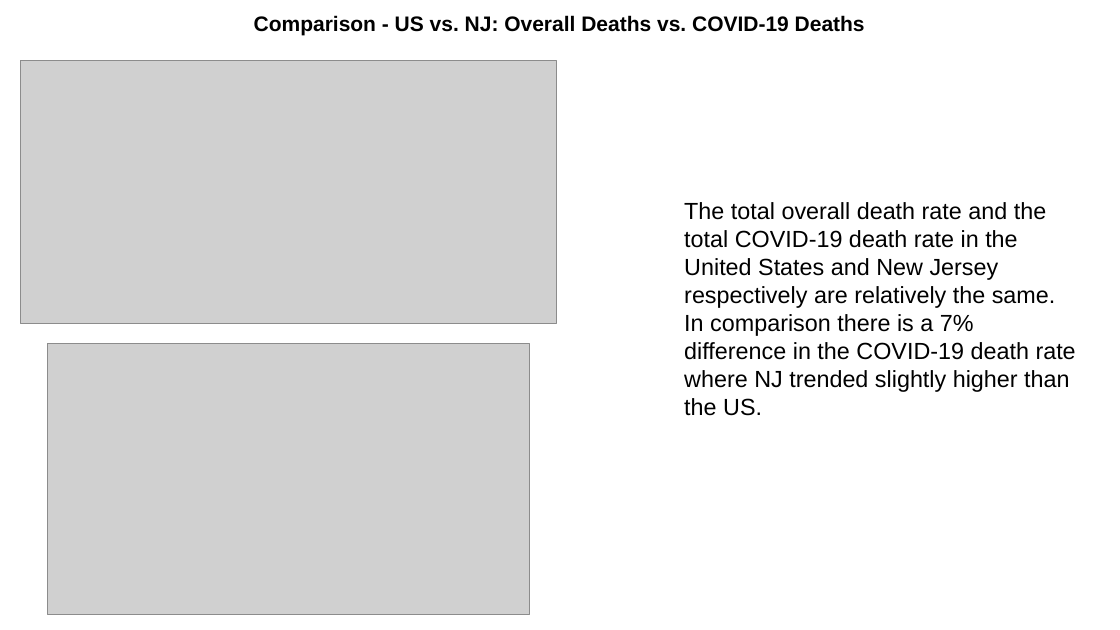
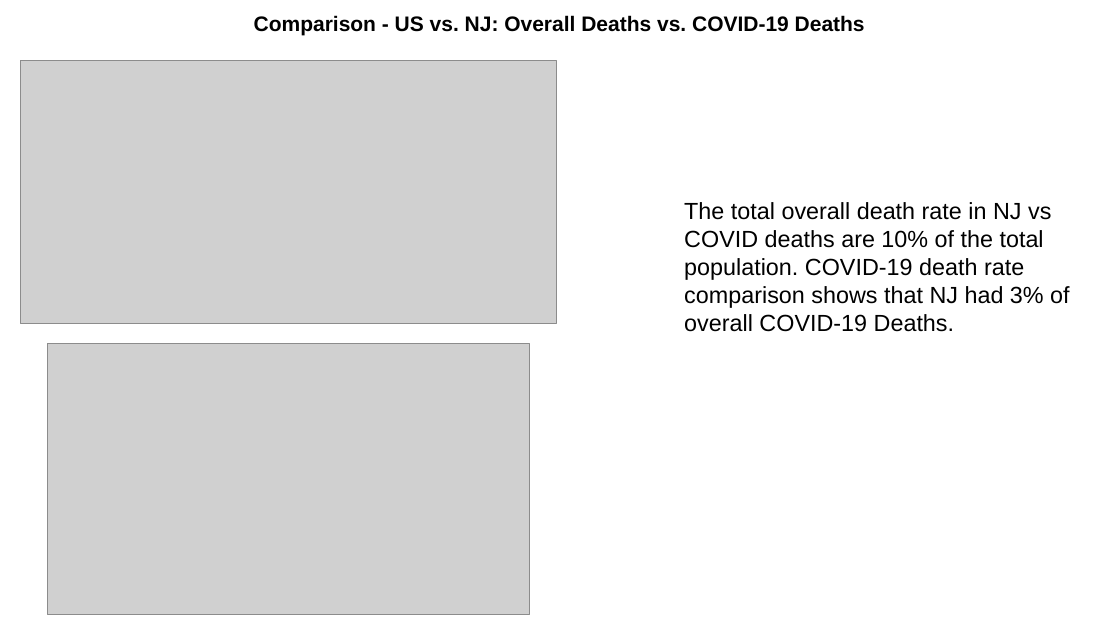
Before and after one commit to JTurk17/Team4_Project1, a slide deck: slide 7 of Covid Presentation Doc.pptx. Drawn at 1120x630 pixels with LibreOffice and Linux fonts; fonts in the diff are those of the drawing; grey boxes stand for pictures. Boxes give left, top, right and bottom in pixels: in the first picture for what was removed or moved away, otherwise in the second. Text is boxed around its words. In the diff, an @@ line names an element or a change of style, - is before the commit and + after.

Commit message:
updated presentation.

```diff
--- a/Covid Presentation Doc.pptx
+++ b/Covid Presentation Doc.pptx
@@ text at (684,202,1069,332): text changed @@
-The total overall death rate and the total COVID-19 death rate in the United States and New Jersey respectively are relatively the same. In comparison there is a 7% difference in the COVID-19 death rate where NJ trended slightly higher than the US.
+The total overall death rate in NJ vs COVID deaths are 10% of the total population. COVID-19 death rate comparison shows that NJ had 3% of overall COVID-19 Deaths.
```
